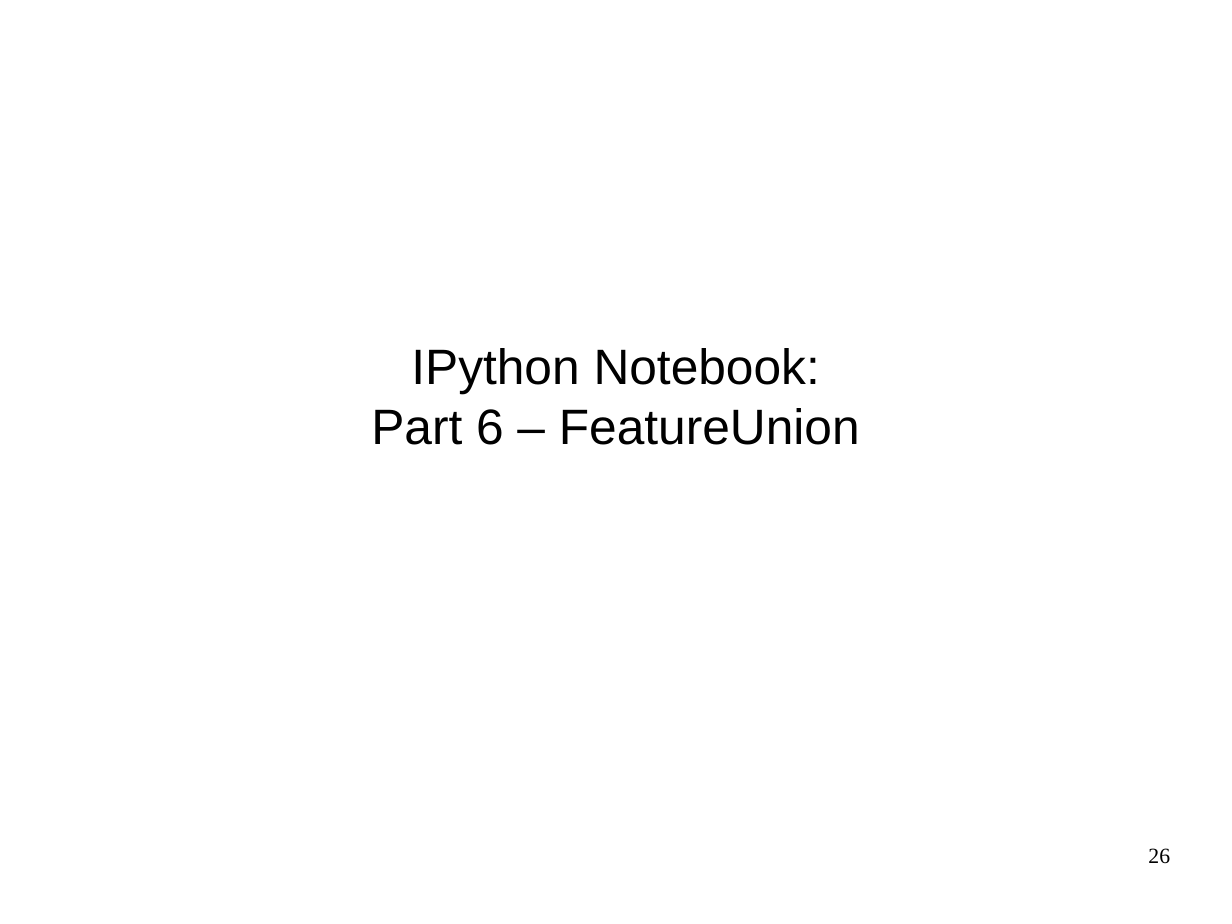
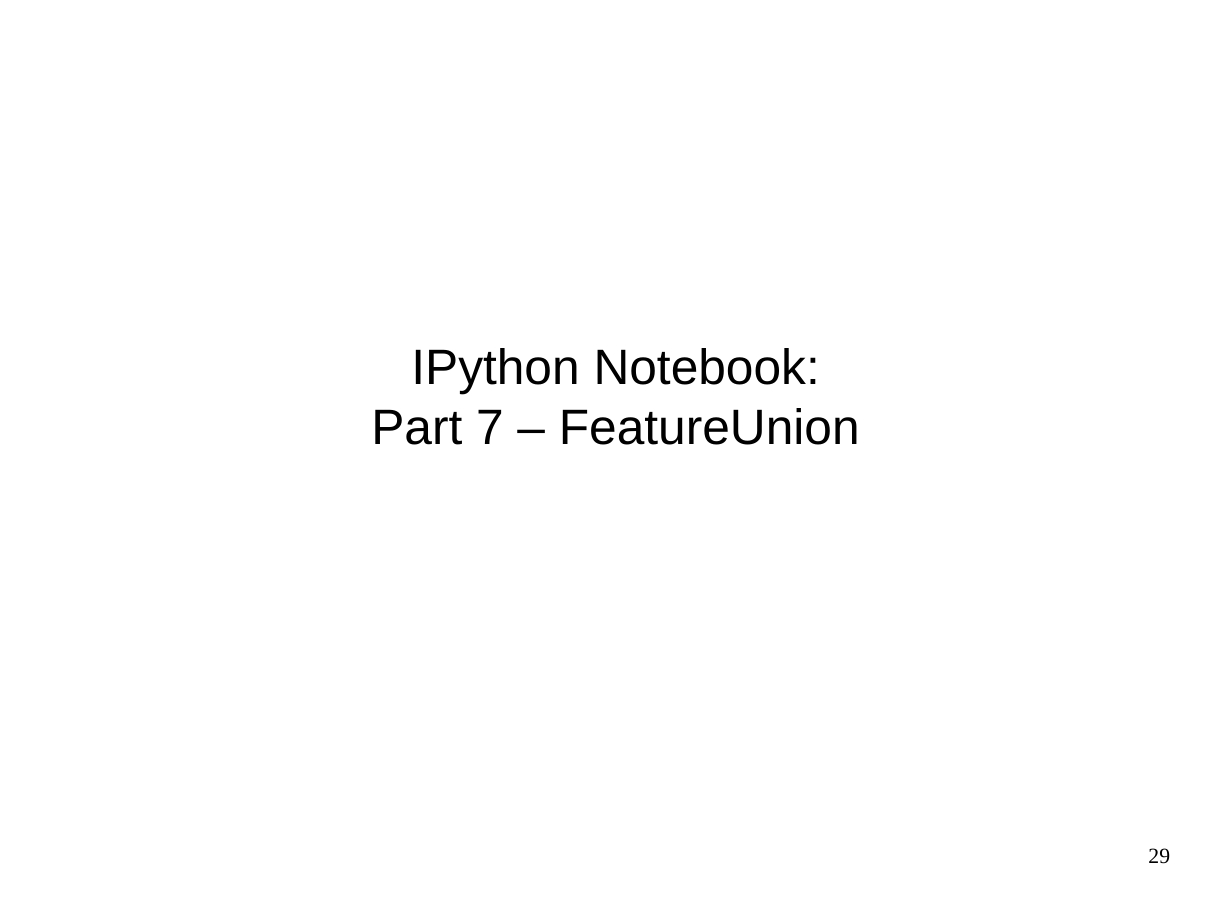
Before and after one commit to amueller/odscon-2015, a slide deck: slide 29 of machine-learning-with-scikit-learn-odscon.odp (slide 26 before the commit). Drawn at 1232x924 pixels with LibreOffice and Linux fonts; fonts in the diff are those of the drawing. Boxes give left, top, right and bottom in pixels: in the first picture for what was removed or moved away, otherwise in the second. Text is boxed around its words. In the diff, an @@ line names an element or a change of style, - is before the commit and + after.

```diff
--- a/machine-learning-with-scikit-learn-odscon.odp
+++ b/machine-learning-with-scikit-learn-odscon.odp
@@ text at (x1=371, y1=408, x2=860, y2=445): text changed @@
-Part 6 – FeatureUnion
+Part 7 – FeatureUnion
@@ page number at (x1=1148, y1=848, x2=1170, y2=864): text changed @@
-26
+29
```
Also in this commit, not shown: 13 other slides changed, 4 slides removed, 19 other files.
